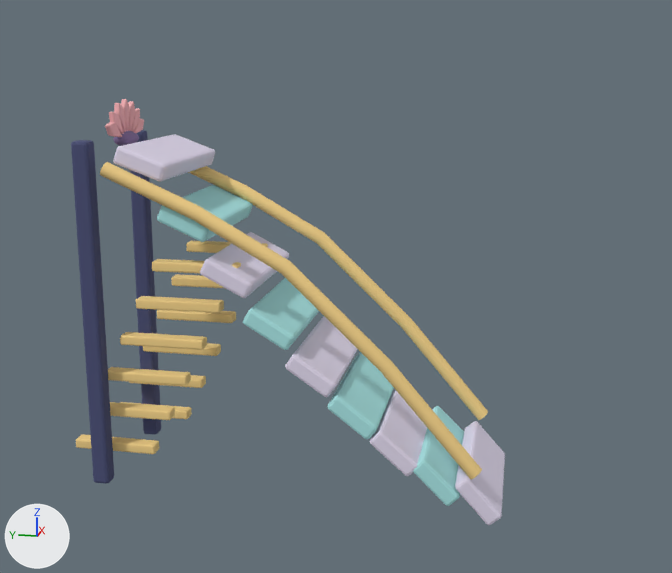
Two versions of the glTF model assets/sky_lagoon/lagoon_kit/lagoon_play_slide.glb, one commit apart.
The view is the same before and after, from a camera (50 mm lens) standing at (-14.31, -4.78, 6.82) and looking at (-0.1, -1.94, 3.27). Lighting does not change. The marker at lower left points along +X, +Y and +Z. The first picture is the older version. Vertices at exactly the same position are counted once.

Names of what the first picture shows: 'lagoon_play_slide.001'.
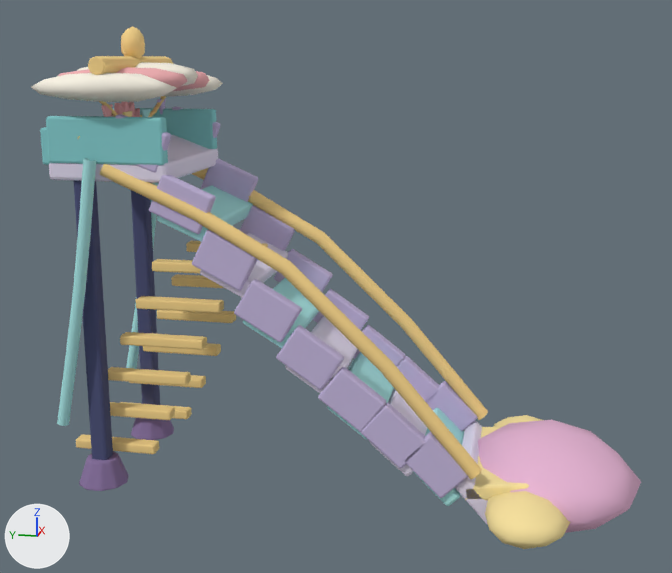
Where the newer file only moved an object's origin or applied its transform, the numbers keep the older frame.

Changed parts and their boxes (x1, y1, x2, y2) in the pictures (672 x 573 px):
'lagoon_play_slide.001', reshaped (40% wider, 23% taller): before (71, 99, 505, 525); after (31, 26, 641, 549)
part 1 of me_cube_278, added (yellow): after (466, 427, 529, 500)
part 2 of me_cube_278, added: after (31, 26, 641, 549)

Diff of the bpy script that builds the scene:
```diff
--- a/assets/sky_lagoon/lagoon_kit/lagoon_play_slide.glb.py
+++ b/assets/sky_lagoon/lagoon_kit/lagoon_play_slide.glb.py
@@ mat_slq_butter @@
+mat_slq_butter = principled_material('SLQ_butter')
+mat_slq_butter.base_color = (0.94, 0.76, 0.34)  # yellow #f8e29e
+mat_slq_butter.roughness = 0.88
@@ mat_slq_rose @@
+mat_slq_rose = principled_material('SLQ_rose')
+mat_slq_rose.base_color = (0.8, 0.46, 0.66)  # pink #e7b5d4
+mat_slq_rose.roughness = 0.88
@@ mat_slq_lavender @@
+mat_slq_lavender = principled_material('SLQ_lavender')
+mat_slq_lavender.base_color = (0.55, 0.47, 0.72)  # purple #c4b6dd
+mat_slq_lavender.roughness = 0.88
@@ mat_slq_teal @@
+mat_slq_teal = principled_material('SLQ_teal')
+mat_slq_teal.base_color = (0.23, 0.61, 0.62)  # cyan #84cdce
+mat_slq_teal.roughness = 0.88
@@ mat_slq_cream @@
+mat_slq_cream = principled_material('SLQ_cream')
+mat_slq_cream.base_color = (0.96, 0.91, 0.79)  # white #faf5e6
+mat_slq_cream.roughness = 0.88
@@ me_cube_278 @@
 # used by ob_lagoon_play_slide_001; location = (-0.78, 1.65, 0.55)
-me_cube_278.from_pydata(...)  # 1802 vertices, 3448 faces; spans x -0.54..2.1, y -6.36..0.7, z -0.65..5.63
+me_cube_278.from_pydata(...)  # 4120 vertices, 7880 faces; spans x -1.44..3.0, y -8.5..0.86, z -0.91..6.76
+# me_cube_278 part 1: the loose piece of 56 vertices spanning x -0.42..1.98, y -6.36..-5.64, z -0.65..0.11 is copied, and the copy is multiplied about its middle by the matrix ((1.002, 0.0, 0.0), (0.0, 0.754, 0.982), (0.0, -0.773, 0.522)), then moved by (0.0, -0.27, 0.18), in mat_slq_butter (yellow #f8e29e); it spans x -0.42..1.98, y -6.78..-5.76, z -0.27..0.09
+# me_cube_278 part 2: 2262 vertices added at x -1.44..3.0, y -8.5..0.86, z -0.91..6.76
 me_cube_278.materials.append(mat_slq_gold)
@@ me_cube_278 @@
 me_cube_278.materials.append(mat_slq_navy)
+me_cube_278.materials.append(mat_slq_butter)  # yellow #f8e29e
+me_cube_278.materials.append(mat_slq_lavender)  # purple #c4b6dd
+me_cube_278.materials.append(mat_slq_cream)  # white #faf5e6
+me_cube_278.materials.append(mat_slq_teal)  # cyan #84cdce
+me_cube_278.materials.append(mat_slq_rose)  # pink #e7b5d4
```
